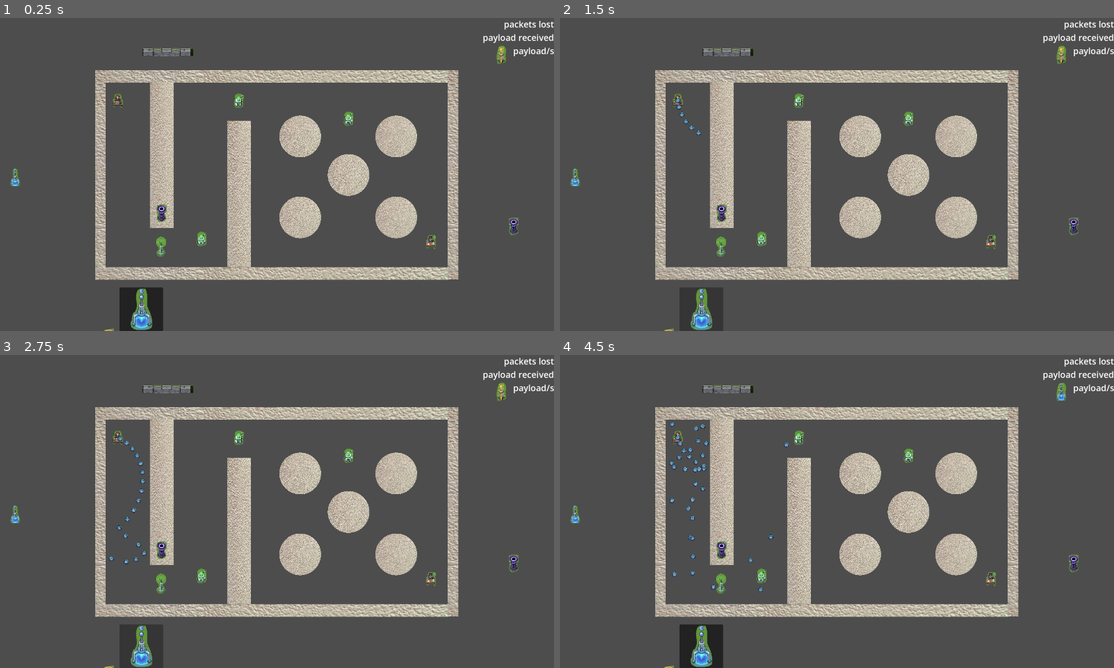
Above: before the commit, frames 1-4 (two rows, left to right).
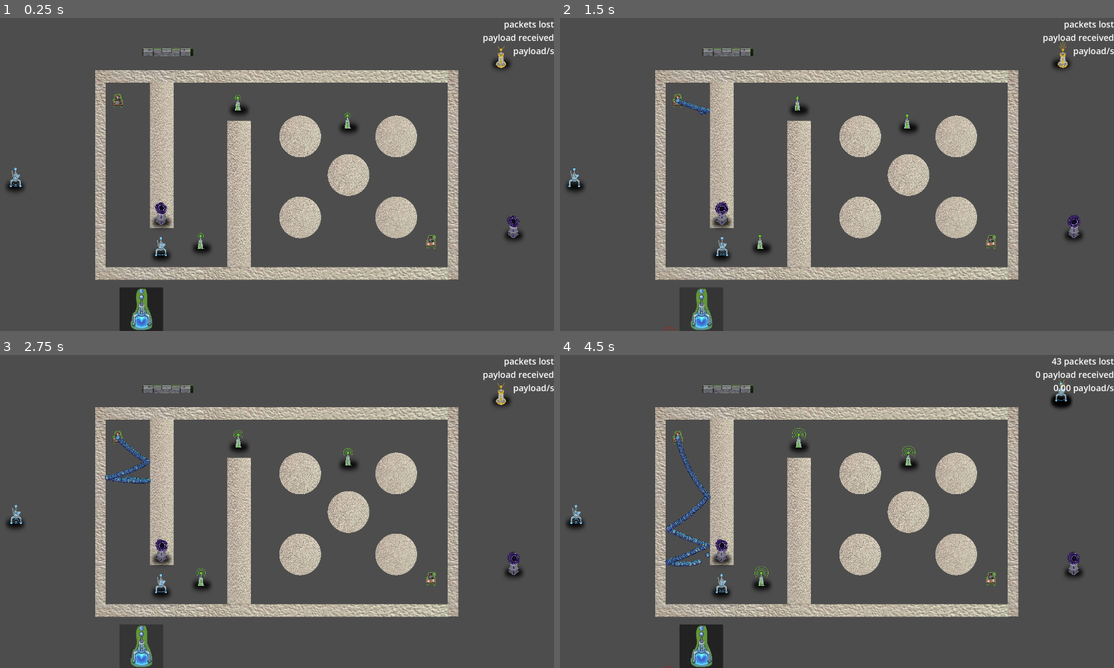
Above: after the commit, the same moments.

Repository: ryupold/ld59
Game: Godot game, scene res://scenes/test_sender.tscn
The game is run twice, just before and just after one commit, with the same random seed, the same clock (stepped at 60 frames per second) and the same inputs. The engine's default icon, where the game draws it, is replaced by a stand-in: a white triangle on a blue panel in a dark square.
Inputs (mouse positions are in pixels of both pictures, inside the frame that each line leads up to):
- Up to frame 1 (0.25 s): no input
- Up to frame 2 (1.5 s): click (704, 309) at 0.5 s; click (704, 309) at 1.25 s
- Up to frame 3 (2.75 s): click (144, 646) at 2 s
- Up to frame 4 (4.5 s): move the mouse to (1058, 392) at 2.77 s; click (1058, 392) at 2.92 s; move the mouse to (759, 577) at 3.52 s; click (759, 577) at 3.67 s; move the mouse to (798, 436) at 4.27 s; click (798, 436) at 4.42 s

The runs differ from the first frame. In frame 1, 1.3% of the frame differs, in the area x 1-95%, y 8-100%; in frame 2, 1.5%; in frame 3, 1.8%; in frame 4, 2.4%, in the area x 1-100%, y 0-100%.

Commit message:
replace tower sprites with animated sprites
+ add shadow to all towers

Diff:
--- /dev/null
+++ b/ld59-game/entities/shadow/tower_shadow.tscn
@@ -0,0 +1,10 @@
+[gd_scene format=3 uid="uid://vqw0ywocyngv"]
+
+[ext_resource type="Texture2D" uid="uid://bnhadsvkoaroh" path="res://entities/shadow/tower_shadow.png" id="1_y4j63"]
+
+[node name="TowerShadow" type="Node2D" unique_id=1963121006]
+
+[node name="Sprite2D" type="Sprite2D" parent="." unique_id=246374685]
+position = Vector2(0, 28.999987)
+scale = Vector2(1, 1.6466666)
+texture = ExtResource("1_y4j63")
--- a/ld59-game/entities/towers/anti_gravity/anti_gravity_tower.tscn
+++ b/ld59-game/entities/towers/anti_gravity/anti_gravity_tower.tscn
@@ -1,7 +1,44 @@
 [gd_scene format=3 uid="uid://bh8f05rppbhib"]
 
 [ext_resource type="Script" uid="uid://bufbghe3k675b" path="res://entities/towers/anti_gravity/anti_gravity_tower.gd" id="1_dleeo"]
-[ext_resource type="Texture2D" uid="uid://cd5g4nwj3kgu6" path="res://concepts/antigravity-tower.png" id="2_dleeo"]
+[ext_resource type="Texture2D" uid="uid://d00a3vvn056xe" path="res://entities/towers/anti_gravity/tower_antigravity.png" id="2_dleeo"]
+[ext_resource type="PackedScene" uid="uid://vqw0ywocyngv" path="res://entities/shadow/tower_shadow.tscn" id="2_oek4k"]
+
+[sub_resource type="AtlasTexture" id="AtlasTexture_oek4k"]
+atlas = ExtResource("2_dleeo")
+region = Rect2(0, 0, 170, 287)
+
+[sub_resource type="AtlasTexture" id="AtlasTexture_wtp1e"]
+atlas = ExtResource("2_dleeo")
+region = Rect2(170, 0, 170, 287)
+
+[sub_resource type="AtlasTexture" id="AtlasTexture_s0p53"]
+atlas = ExtResource("2_dleeo")
+region = Rect2(340, 0, 170, 287)
+
+[sub_resource type="AtlasTexture" id="AtlasTexture_8skhx"]
+atlas = ExtResource("2_dleeo")
+region = Rect2(510, 0, 170, 287)
+
+[sub_resource type="SpriteFrames" id="SpriteFrames_vlehc"]
+animations = [{
+"frames": [{
+"duration": 1.0,
+"texture": SubResource("AtlasTexture_oek4k")
+}, {
+"duration": 1.0,
+"texture": SubResource("AtlasTexture_wtp1e")
+}, {
+"duration": 1.0,
+"texture": SubResource("AtlasTexture_s0p53")
+}, {
+"duration": 1.0,
+"texture": SubResource("AtlasTexture_8skhx")
+}],
+"loop": true,
+"name": &"default",
+"speed": 5.0
+}]
 
 [sub_resource type="CircleShape2D" id="CircleShape2D_50pgb"]
 radius = 600.0
@@ -10,8 +47,12 @@
 script = ExtResource("1_dleeo")
 collisionArea = NodePath("Area2D")
 
-[node name="Sprite2D" type="Sprite2D" parent="." unique_id=1328720220]
-texture = ExtResource("2_dleeo")
+[node name="TowerShadow" parent="." unique_id=1963121006 instance=ExtResource("2_oek4k")]
+
+[node name="AnimatedSprite2D" type="AnimatedSprite2D" parent="." unique_id=201005178]
+sprite_frames = SubResource("SpriteFrames_vlehc")
+autoplay = "default"
+frame_progress = 0.16303055
 
 [node name="Area2D" type="Area2D" parent="." unique_id=505660784]
 collision_mask = 2
--- a/ld59-game/entities/towers/gravity/gravity_tower.tscn
+++ b/ld59-game/entities/towers/gravity/gravity_tower.tscn
@@ -1,7 +1,44 @@
 [gd_scene format=3 uid="uid://bujp2ee8lyfqq"]
 
 [ext_resource type="Script" uid="uid://cdtbgomude17w" path="res://entities/towers/gravity/gravity_tower.gd" id="1_50pgb"]
-[ext_resource type="Texture2D" uid="uid://dc61oeo74ws6l" path="res://concepts/gravity-tower.png" id="2_50pgb"]
+[ext_resource type="Texture2D" uid="uid://cpkbt5j4d3v11" path="res://entities/towers/gravity/tower_gravity.png" id="2_50pgb"]
+[ext_resource type="PackedScene" uid="uid://vqw0ywocyngv" path="res://entities/shadow/tower_shadow.tscn" id="2_rh6a2"]
+
+[sub_resource type="AtlasTexture" id="AtlasTexture_50pgb"]
+atlas = ExtResource("2_50pgb")
+region = Rect2(0, 0, 172, 291)
+
+[sub_resource type="AtlasTexture" id="AtlasTexture_rh6a2"]
+atlas = ExtResource("2_50pgb")
+region = Rect2(172, 0, 172, 291)
+
+[sub_resource type="AtlasTexture" id="AtlasTexture_xjs5k"]
+atlas = ExtResource("2_50pgb")
+region = Rect2(344, 0, 172, 291)
+
+[sub_resource type="AtlasTexture" id="AtlasTexture_vo5gw"]
+atlas = ExtResource("2_50pgb")
+region = Rect2(516, 0, 172, 291)
+
+[sub_resource type="SpriteFrames" id="SpriteFrames_slrr6"]
+animations = [{
+"frames": [{
+"duration": 1.0,
+"texture": SubResource("AtlasTexture_50pgb")
+}, {
+"duration": 1.0,
+"texture": SubResource("AtlasTexture_rh6a2")
+}, {
+"duration": 1.0,
+"texture": SubResource("AtlasTexture_xjs5k")
+}, {
+"duration": 1.0,
+"texture": SubResource("AtlasTexture_vo5gw")
+}],
+"loop": true,
+"name": &"default",
+"speed": 5.0
+}]
 
 [sub_resource type="CircleShape2D" id="CircleShape2D_50pgb"]
 radius = 600.0
@@ -10,11 +47,16 @@
 script = ExtResource("1_50pgb")
 collisionArea = NodePath("Area2D")
 
-[node name="Sprite2D" type="Sprite2D" parent="." unique_id=1328720220]
-texture = ExtResource("2_50pgb")
+[node name="TowerShadow" parent="." unique_id=1963121006 instance=ExtResource("2_rh6a2")]
+
+[node name="AnimatedSprite2D" type="AnimatedSprite2D" parent="." unique_id=377437865]
+sprite_frames = SubResource("SpriteFrames_slrr6")
+autoplay = "default"
+frame_progress = 0.30296046
 
 [node name="Area2D" type="Area2D" parent="." unique_id=505660784]
 collision_mask = 2
 
 [node name="CollisionShape2D" type="CollisionShape2D" parent="Area2D" unique_id=1262524344]
+visible = false
 shape = SubResource("CircleShape2D_50pgb")
--- a/ld59-game/entities/towers/payload/payload_tower.tscn
+++ b/ld59-game/entities/towers/payload/payload_tower.tscn
@@ -1,7 +1,44 @@
 [gd_scene format=3 uid="uid://ck4loryblva0u"]
 
 [ext_resource type="Script" uid="uid://n4k51v5m15gx" path="res://entities/towers/payload/payload_tower.gd" id="1_hk4hf"]
-[ext_resource type="Texture2D" uid="uid://f2yx7ervgv4y" path="res://concepts/payload-tower.png" id="2_hk4hf"]
+[ext_resource type="Texture2D" uid="uid://b7fr64yqejok7" path="res://entities/towers/payload/tower_payload.png" id="2_hk4hf"]
+[ext_resource type="PackedScene" uid="uid://vqw0ywocyngv" path="res://entities/shadow/tower_shadow.tscn" id="2_jvxy7"]
+
+[sub_resource type="AtlasTexture" id="AtlasTexture_jvxy7"]
+atlas = ExtResource("2_hk4hf")
+region = Rect2(0, 0, 166, 340)
+
+[sub_resource type="AtlasTexture" id="AtlasTexture_o33i0"]
+atlas = ExtResource("2_hk4hf")
+region = Rect2(166, 0, 166, 340)
+
+[sub_resource type="AtlasTexture" id="AtlasTexture_ahht3"]
+atlas = ExtResource("2_hk4hf")
+region = Rect2(332, 0, 166, 340)
+
+[sub_resource type="AtlasTexture" id="AtlasTexture_f68nb"]
+atlas = ExtResource("2_hk4hf")
+region = Rect2(498, 0, 166, 340)
+
+[sub_resource type="SpriteFrames" id="SpriteFrames_jynls"]
+animations = [{
+"frames": [{
+"duration": 1.0,
+"texture": SubResource("AtlasTexture_jvxy7")
+}, {
+"duration": 1.0,
+"texture": SubResource("AtlasTexture_o33i0")
+}, {
+"duration": 1.0,
+"texture": SubResource("AtlasTexture_ahht3")
+}, {
+"duration": 1.0,
+"texture": SubResource("AtlasTexture_f68nb")
+}],
+"loop": true,
+"name": &"default",
+"speed": 5.0
+}]
 
 [sub_resource type="CircleShape2D" id="CircleShape2D_50pgb"]
 radius = 600.0
@@ -10,8 +47,11 @@
 script = ExtResource("1_hk4hf")
 collisionArea = NodePath("Area2D")
 
-[node name="Sprite2D" type="Sprite2D" parent="." unique_id=1328720220]
-texture = ExtResource("2_hk4hf")
+[node name="TowerShadow" parent="." unique_id=1963121006 instance=ExtResource("2_jvxy7")]
+
+[node name="AnimatedSprite2D" type="AnimatedSprite2D" parent="." unique_id=837089707]
+sprite_frames = SubResource("SpriteFrames_jynls")
+autoplay = "default"
 
 [node name="Area2D" type="Area2D" parent="." unique_id=505660784]
 collision_mask = 2
--- a/ld59-game/entities/towers/relay/relay_tower.gd
+++ b/ld59-game/entities/towers/relay/relay_tower.gd
@@ -1,6 +1,6 @@
 extends Tower
 
-@export var ttlIncrease: int = 5
+@export var ttlIncrease: int = 1
 
 func _ready() -> void:
 	super._ready()
--- a/ld59-game/entities/towers/relay/relay_tower.tscn
+++ b/ld59-game/entities/towers/relay/relay_tower.tscn
@@ -1,7 +1,44 @@
 [gd_scene format=3 uid="uid://b51vbaiptx4g7"]
 
 [ext_resource type="Script" uid="uid://mmjuduoyh0o2" path="res://entities/towers/relay/relay_tower.gd" id="1_7cs4r"]
-[ext_resource type="Texture2D" uid="uid://bji1jovwnbfcp" path="res://concepts/payload-heal-tower.png" id="2_7cs4r"]
+[ext_resource type="Texture2D" uid="uid://c68l2lbnn1jpj" path="res://entities/towers/relay/tower_relay.png" id="2_kjvva"]
+[ext_resource type="PackedScene" uid="uid://vqw0ywocyngv" path="res://entities/shadow/tower_shadow.tscn" id="2_qq05j"]
+
+[sub_resource type="AtlasTexture" id="AtlasTexture_qq05j"]
+atlas = ExtResource("2_kjvva")
+region = Rect2(0, 0, 173, 245)
+
+[sub_resource type="AtlasTexture" id="AtlasTexture_jpbb3"]
+atlas = ExtResource("2_kjvva")
+region = Rect2(173, 0, 173, 245)
+
+[sub_resource type="AtlasTexture" id="AtlasTexture_hwnqs"]
+atlas = ExtResource("2_kjvva")
+region = Rect2(346, 0, 173, 245)
+
+[sub_resource type="AtlasTexture" id="AtlasTexture_kmyv8"]
+atlas = ExtResource("2_kjvva")
+region = Rect2(519, 0, 173, 245)
+
+[sub_resource type="SpriteFrames" id="SpriteFrames_8ie4d"]
+animations = [{
+"frames": [{
+"duration": 1.0,
+"texture": SubResource("AtlasTexture_qq05j")
+}, {
+"duration": 1.0,
+"texture": SubResource("AtlasTexture_jpbb3")
+}, {
+"duration": 1.0,
+"texture": SubResource("AtlasTexture_hwnqs")
+}, {
+"duration": 1.0,
+"texture": SubResource("AtlasTexture_kmyv8")
+}],
+"loop": true,
+"name": &"default",
+"speed": 5.0
+}]
 
 [sub_resource type="CircleShape2D" id="CircleShape2D_50pgb"]
 radius = 600.0
@@ -10,8 +47,12 @@
 script = ExtResource("1_7cs4r")
 collisionArea = NodePath("Area2D")
 
-[node name="Sprite2D" type="Sprite2D" parent="." unique_id=1328720220]
-texture = ExtResource("2_7cs4r")
+[node name="TowerShadow" parent="." unique_id=1963121006 instance=ExtResource("2_qq05j")]
+
+[node name="AnimatedSprite2D" type="AnimatedSprite2D" parent="." unique_id=1963792567]
+sprite_frames = SubResource("SpriteFrames_8ie4d")
+autoplay = "default"
+frame_progress = 0.5622138
 
 [node name="Area2D" type="Area2D" parent="." unique_id=505660784]
 collision_mask = 2
--- a/ld59-game/entities/towers/slow/slow_tower.tscn
+++ b/ld59-game/entities/towers/slow/slow_tower.tscn
@@ -1,7 +1,44 @@
 [gd_scene format=3 uid="uid://cv0dyuglhhbwd"]
 
 [ext_resource type="Script" uid="uid://bqvcl6bx88sip" path="res://entities/towers/slow/slow_tower.gd" id="1_aefpk"]
-[ext_resource type="Texture2D" uid="uid://bj2a6qbehyyj2" path="res://concepts/relay-tower2.png" id="2_aefpk"]
+[ext_resource type="Texture2D" uid="uid://vqo4ldecbpvy" path="res://entities/towers/slow/tower_slow.png" id="2_aefpk"]
+[ext_resource type="PackedScene" uid="uid://vqw0ywocyngv" path="res://entities/shadow/tower_shadow.tscn" id="2_yall6"]
+
+[sub_resource type="AtlasTexture" id="AtlasTexture_yall6"]
+atlas = ExtResource("2_aefpk")
+region = Rect2(0, 0, 171, 245)
+
+[sub_resource type="AtlasTexture" id="AtlasTexture_ersl2"]
+atlas = ExtResource("2_aefpk")
+region = Rect2(171, 0, 171, 245)
+
+[sub_resource type="AtlasTexture" id="AtlasTexture_xjfyk"]
+atlas = ExtResource("2_aefpk")
+region = Rect2(342, 0, 171, 245)
+
+[sub_resource type="AtlasTexture" id="AtlasTexture_30j0m"]
+atlas = ExtResource("2_aefpk")
+region = Rect2(513, 0, 171, 245)
+
+[sub_resource type="SpriteFrames" id="SpriteFrames_6xf7w"]
+animations = [{
+"frames": [{
+"duration": 1.0,
+"texture": SubResource("AtlasTexture_yall6")
+}, {
+"duration": 1.0,
+"texture": SubResource("AtlasTexture_ersl2")
+}, {
+"duration": 1.0,
+"texture": SubResource("AtlasTexture_xjfyk")
+}, {
+"duration": 1.0,
+"texture": SubResource("AtlasTexture_30j0m")
+}],
+"loop": true,
+"name": &"default",
+"speed": 5.0
+}]
 
 [sub_resource type="CircleShape2D" id="CircleShape2D_50pgb"]
 radius = 600.0
@@ -10,8 +47,13 @@
 script = ExtResource("1_aefpk")
 collisionArea = NodePath("Area2D")
 
-[node name="Sprite2D" type="Sprite2D" parent="." unique_id=1328720220]
-texture = ExtResource("2_aefpk")
+[node name="TowerShadow" parent="." unique_id=1963121006 instance=ExtResource("2_yall6")]
+
+[node name="AnimatedSprite2D" type="AnimatedSprite2D" parent="." unique_id=509259833]
+sprite_frames = SubResource("SpriteFrames_6xf7w")
+autoplay = "default"
+frame = 1
+frame_progress = 0.45168787
 
 [node name="Area2D" type="Area2D" parent="." unique_id=505660784]
 collision_mask = 2
--- a/ld59-game/entities/towers/speed/speed_tower.tscn
+++ b/ld59-game/entities/towers/speed/speed_tower.tscn
@@ -1,7 +1,44 @@
 [gd_scene format=3 uid="uid://brtqthc0p3i8m"]
 
 [ext_resource type="Script" uid="uid://4m7pr8y3xnlt" path="res://entities/towers/speed/speed_tower.gd" id="1_a477d"]
-[ext_resource type="Texture2D" uid="uid://bg2x3ubqtv6je" path="res://concepts/relay-tower.png" id="2_y05ey"]
+[ext_resource type="Texture2D" uid="uid://dbubp7pf67741" path="res://entities/towers/speed/tower_speed.png" id="2_a477d"]
+[ext_resource type="PackedScene" uid="uid://vqw0ywocyngv" path="res://entities/shadow/tower_shadow.tscn" id="2_y05ey"]
+
+[sub_resource type="AtlasTexture" id="AtlasTexture_y05ey"]
+atlas = ExtResource("2_a477d")
+region = Rect2(0, 0, 171, 245)
+
+[sub_resource type="AtlasTexture" id="AtlasTexture_x2y3q"]
+atlas = ExtResource("2_a477d")
+region = Rect2(171, 0, 171, 245)
+
+[sub_resource type="AtlasTexture" id="AtlasTexture_a05r8"]
+atlas = ExtResource("2_a477d")
+region = Rect2(342, 0, 171, 245)
+
+[sub_resource type="AtlasTexture" id="AtlasTexture_ixqrf"]
+atlas = ExtResource("2_a477d")
+region = Rect2(513, 0, 171, 245)
+
+[sub_resource type="SpriteFrames" id="SpriteFrames_d7tpe"]
+animations = [{
+"frames": [{
+"duration": 1.0,
+"texture": SubResource("AtlasTexture_y05ey")
+}, {
+"duration": 1.0,
+"texture": SubResource("AtlasTexture_x2y3q")
+}, {
+"duration": 1.0,
+"texture": SubResource("AtlasTexture_a05r8")
+}, {
+"duration": 1.0,
+"texture": SubResource("AtlasTexture_ixqrf")
+}],
+"loop": true,
+"name": &"default",
+"speed": 5.0
+}]
 
 [sub_resource type="CircleShape2D" id="CircleShape2D_50pgb"]
 radius = 600.0
@@ -10,8 +47,11 @@
 script = ExtResource("1_a477d")
 collisionArea = NodePath("Area2D")
 
-[node name="Sprite2D" type="Sprite2D" parent="." unique_id=1328720220]
-texture = ExtResource("2_y05ey")
+[node name="TowerShadow" parent="." unique_id=1963121006 instance=ExtResource("2_y05ey")]
+
+[node name="AnimatedSprite2D" type="AnimatedSprite2D" parent="." unique_id=1499476336]
+sprite_frames = SubResource("SpriteFrames_d7tpe")
+autoplay = "default"
 
 [node name="Area2D" type="Area2D" parent="." unique_id=505660784]
 collision_mask = 2
--- a/ld59-game/scenes/test_sender.tscn
+++ b/ld59-game/scenes/test_sender.tscn
@@ -46,8 +46,8 @@
 [node name="Sender" parent="." unique_id=1211801374 node_paths=PackedStringArray("packetParent") instance=ExtResource("2_mv1ug")]
 position = Vector2(277.5947, 400.97012)
 packetParent = NodePath("..")
-spawnDistance = 200.0
-spawnInterval = 0.1
+spawnInterval = 0.01
+spawnAngleRotationSpeed = 0.3
 
 [node name="Receiver" parent="." unique_id=1476249835 instance=ExtResource("3_nivf7")]
 position = Vector2(4211, 2175)
Binary file added: ld59-game/entities/shadow/tower_shadow.png
Not shown, added: ld59-game/entities/shadow/tower_shadow.png.import
Binary file added: ld59-game/entities/towers/anti_gravity/tower_antigravity.png
Not shown, added: ld59-game/entities/towers/anti_gravity/tower_antigravity.png.import
Binary file added: ld59-game/entities/towers/gravity/tower_gravity.png
Not shown, added: ld59-game/entities/towers/gravity/tower_gravity.png.import
Binary file added: ld59-game/entities/towers/payload/tower_payload.png
Not shown, added: ld59-game/entities/towers/payload/tower_payload.png.import
Binary file added: ld59-game/entities/towers/relay/tower_relay.png
Not shown, added: ld59-game/entities/towers/relay/tower_relay.png.import
Binary file added: ld59-game/entities/towers/slow/tower_slow.png
Not shown, added: ld59-game/entities/towers/slow/tower_slow.png.import
(and 2 more such lines)
